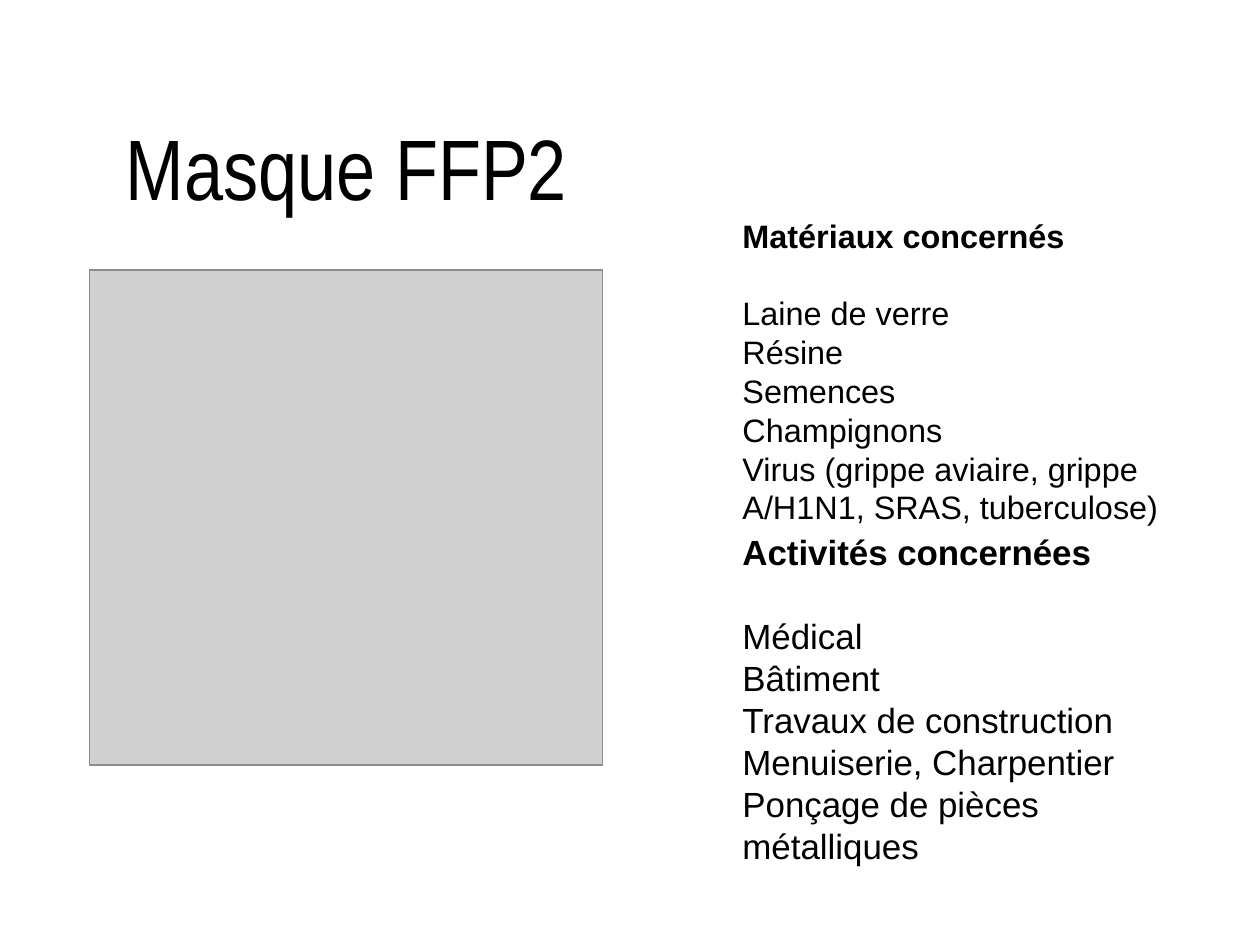
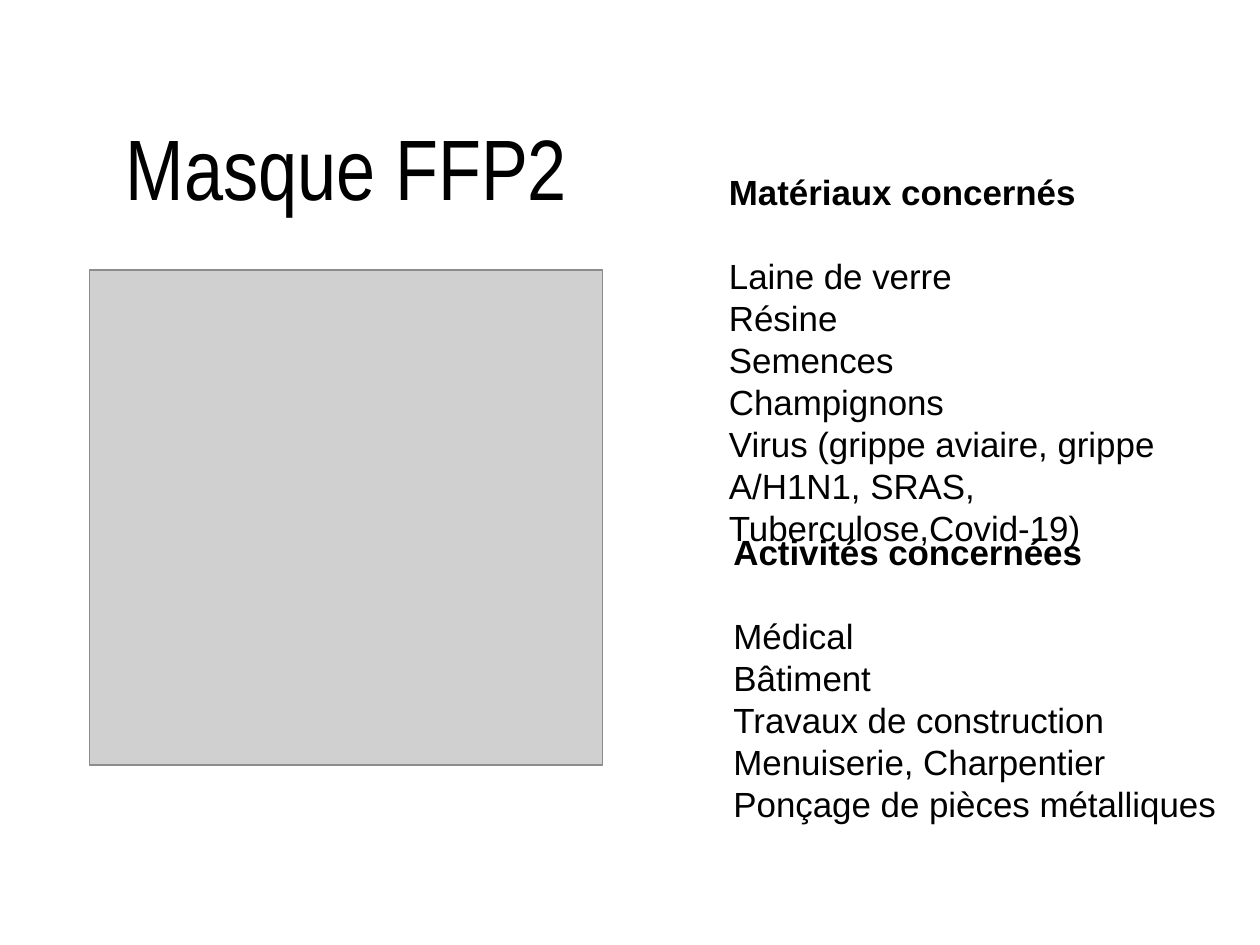
Before and after one commit to Evarisk/bibliotheque-media-risque, a slide deck: slide 5 of causerie/produits-emissions-dechets/les-fondamentaux_masques-poussieres-FFPX/les-fondamentaux_masques-particules-FFPX.odp. Drawn at 1260x945 pixels with LibreOffice and Linux fonts; fonts in the diff are those of the drawing; grey boxes stand for pictures; background and template pictures are left out. Boxes give left, top, right and bottom in pixels: in the first picture for what was removed or moved away, otherwise in the second. Text is boxed around its words. In the diff, an @@ line names an element or a change of style, - is before the commit and + after.

```diff
--- a/causerie/produits-emissions-dechets/les-fondamentaux_masques-poussieres-FFPX/les-fondamentaux_masques-particules-FFPX.odp
+++ b/causerie/produits-emissions-dechets/les-fondamentaux_masques-poussieres-FFPX/les-fondamentaux_masques-particules-FFPX.odp
@@ text at (x1=729, y1=179, x2=1155, y2=548): text changed; size 20.4 to 22 pt @@
-Matériaux concernés
-Laine de verre
-Résine
-Semences
-Champignons
-Virus (grippe aviaire, grippe A/H1N1, SRAS, tuberculose)
+Matériaux concernés
+Laine de verre
+Résine
+Semences
+Champignons
+Virus (grippe aviaire, grippe A/H1N1, SRAS, Tuberculose,Covid-19)
@@ text "Activités concernées Médical Bâtiment Travaux ..." rewrapped from (x1=742, y1=539, x2=1114, y2=824) to (x1=733, y1=537, x2=1216, y2=824) @@
```
Also in this commit, not shown: 5 other slides changed, 1 other file.
